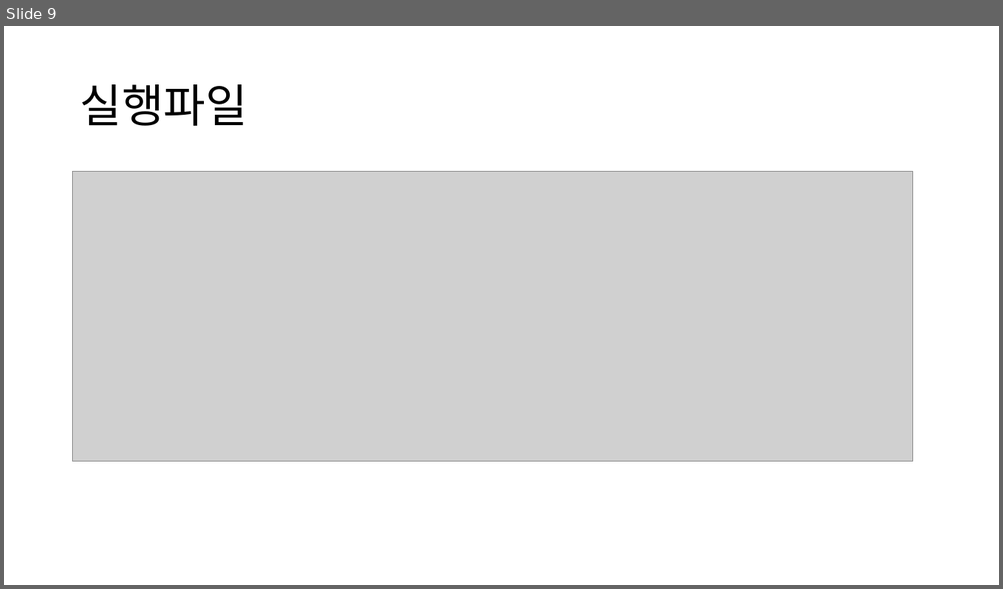
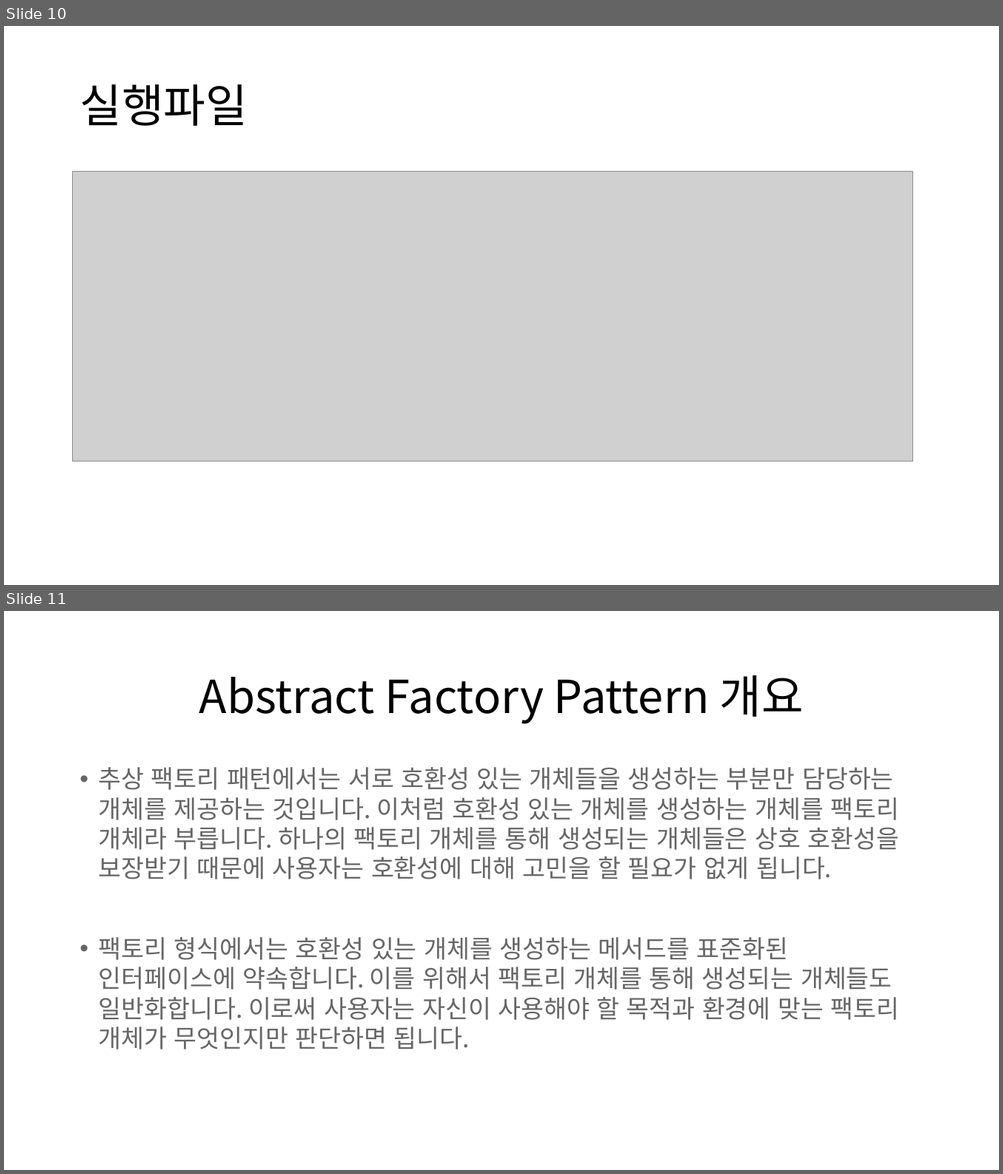
Before and after one commit to wook-dragon/young-rich, a slide deck: Factory_Pattern/Hannyuck/Factory_Method_Pattern_ppt.pptx. Shown one above the other, each under a label of ours: slide 9 before the commit, slides 10 and 11 after it. The pictures are 1003x589 and 1003x1174 pixels, drawn with LibreOffice and Linux fonts; fonts in the diff are those of the drawing; grey boxes stand for pictures; background and template pictures are left out. Boxes give left, top, right and bottom in pixels: in the first picture for what was removed or moved away, otherwise in the second. Text is boxed around its words. In the diff, an @@ line names an element or a change of style, - is before the commit and + after.

Commit message:
Abstract Factory Pattern

```diff
--- a/Factory_Pattern/Hannyuck/Factory_Method_Pattern_ppt.pptx
+++ b/Factory_Pattern/Hannyuck/Factory_Method_Pattern_ppt.pptx
@@ slide 11 added at [4,611,999,1170], background picture (left out) @@
@@ title added at [199,675,803,724], 44 pt, text #000000 @@
+Abstract Factory Pattern 개요
@@ text added at [99,767,899,1050], 24 pt, text #666666 @@
+• 추상 팩토리 패턴에서는 서로 호환성 있는 개체들을 생성하는 부분만 담당하는 개체를 제공하는 것입니다. 이처럼 호환성 있는 개체를 생성하는 개체를 팩토리 개체라 부릅니다. 하나의 팩토리 개체를 통해 생성되는 개체들은 상호 호환성을 보장받기 때문에 사용자는 호환성에 대해 고민을 할 필요가 없게 됩니다.
+• 팩토리 형식에서는 호환성 있는 개체를 생성하는 메서드를 표준화된 인터페이스에 약속합니다. 이를 위해서 팩토리 개체를 통해 생성되는 개체들도 일반화합니다. 이로써 사용자는 자신이 사용해야 할 목적과 환경에 맞는 팩토리 개체가 무엇인지만 판단하면 됩니다.
@@ what was slide 9 is now slide 10 @@
```
Also in this commit, not shown: 2 slides changed, 11 other slides added, 25 other files.
